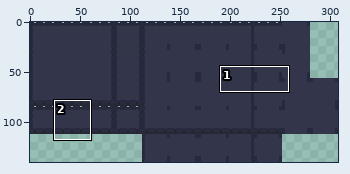
A sprite sheet gets an edit: Tiles/tiles_full.png. The first picture is a wide view before the edit; the outline marks the close-up.
Close-up. The starting point:
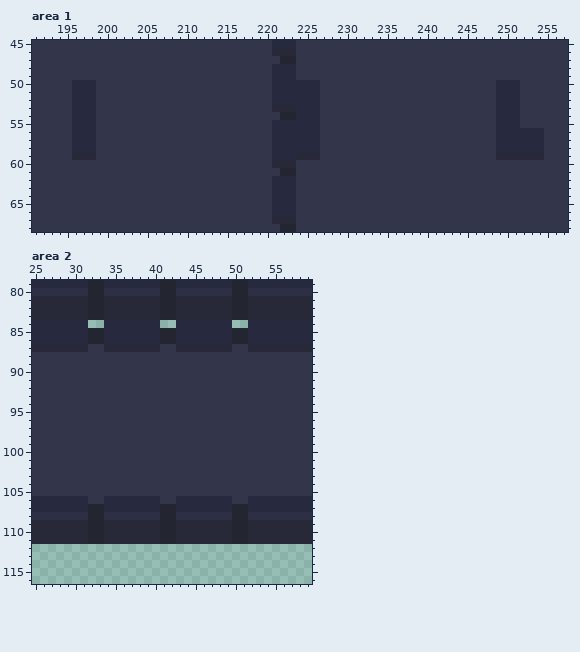
The file is 308x140 pixels. Colours within 5 levels of each other are drawn and written as one. Shown: area 1: x 191..257, y 45..68; area 2: x 25..59, y 79..116. The commit also changed other parts of the picture, which this record leaves out.
Now the later version:
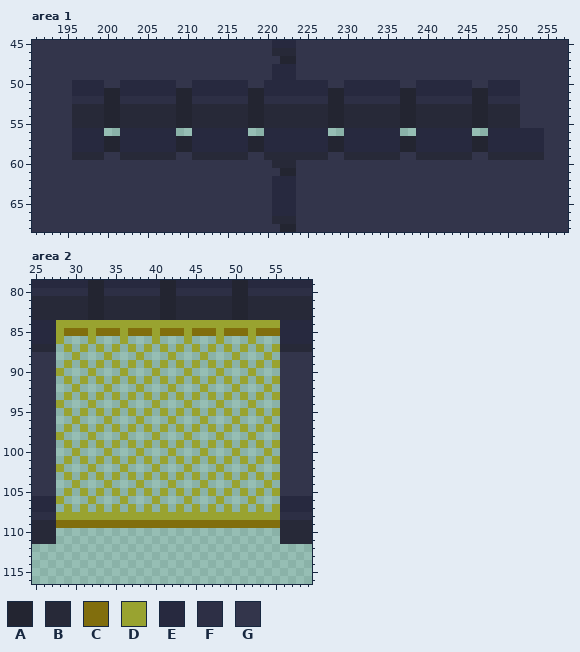
Palette (. is transparent): A #232531  B #272938  C #816e0d  D #99a330  E #27293f  F #2d2f45  G #33354b
Diff:
Area 1:
y 50: x 199 G -> E; x 202..208 GGGGGGG -> EEEEEEE; x 211..217 GGGGGGG -> EEEEEEE; x 220 G -> E; x 227 G -> E; x 230..236 GGGGGGG -> EEEEEEE; x 239..245 GGGGGGG -> EEEEEEE; x 248 G -> E
y 51: x 199..220 GGGGGGGGGGGGGGGGGGGGGG -> EAAEEEEEEEAAEEEEEEEAAE; x 227..248 GGGGGGGGGGGGGGGGGGGGGG -> EAAEEEEEEEAAEEEEEEEAAE
y 52: x 196..251 EEEGGGGGGGGGGGGGGGGGGGGGGEEEEEEGGGGGGGGGGGGGGGGGGGGGGEEE -> FFFFAAFFFFFFFAAFFFFFFFAAFFFFFFFFAAFFFFFFFAAFFFFFFFAAFFFF
y 53: x 196..220 EEEGGGGGGGGGGGGGGGGGGGGGG -> BBBBAABBBBBBBAABBBBBBBAAB; x 224..251 EEEGGGGGGGGGGGGGGGGGGGGGGEEE -> BBBBAABBBBBBBAABBBBBBBAABBBB
y 54: x 196..251 EEEGGGGGGGGGGGGGGGGGGGGGGGAAEEEGGGGGGGGGGGGGGGGGGGGGGEEE -> BBBBAABBBBBBBAABBBBBBBAABBBBBBBBAABBBBBBBAABBBBBBBAABBBB
y 55: x 196..251 EEEGGGGGGGGGGGGGGGGGGGGGGEEEEEEGGGGGGGGGGGGGGGGGGGGGGEEE -> BBBBAABBBBBBBAABBBBBBBAABBBBBBBBAABBBBBBBAABBBBBBBAABBBB
y 56: x 199..220 GGGGGGGGGGGGGGGGGGGGGG -> E..EEEEEEE..EEEEEEE..E; x 227..248 GGGGGGGGGGGGGGGGGGGGGG -> E..EEEEEEE..EEEEEEE..E
y 57..58: x 199..220 GGGGGGGGGGGGGGGGGGGGGG -> EAAEEEEEEEAAEEEEEEEAAE; x 227..248 GGGGGGGGGGGGGGGGGGGGGG -> EAAEEEEEEEAAEEEEEEEAAE
y 59: x 199 G -> B; x 202..208 GGGGGGG -> BBBBBBB; x 211..217 GGGGGGG -> BBBBBBB; x 220..223 GEEE -> BBBB; x 227 G -> B; x 230..236 GGGGGGG -> BBBBBBB; x 239..245 GGGGGGG -> BBBBBBB; x 248 G -> B
Area 2:
y 84: x 28..55 EEEE..EEEEEEE..EEEEEEE..EEEE -> DDDDDDDDDDDDDDDDDDDDDDDDDDDD
y 85: x 28..55 EEEEAAEEEEEEEAAEEEEEEEAAEEEE -> DCCCDCCCDCCCDCCCDCCCDCCCDCCC
y 86: x 28..55 EEEEAAEEEEEEEAAEEEEEEEAAEEEE -> D...D...D...D...D...D...D...
y 87: x 28..55 BBBBGGBBBBBBBGGBBBBBBBGGBBBB -> .D.D.D.D.D.D.D.D.D.D.D.D.D.D
y 88: x 28..55 GGGGGGGGGGGGGGGGGGGGGGGGGGGG -> ..D...D...D...D...D...D...D.
y 89: x 28..55 GGGGGGGGGGGGGGGGGGGGGGGGGGGG -> .D.D.D.D.D.D.D.D.D.D.D.D.D.D
y 90: x 28..55 GGGGGGGGGGGGGGGGGGGGGGGGGGGG -> D...D...D...D...D...D...D...
y 91: x 28..55 GGGGGGGGGGGGGGGGGGGGGGGGGGGG -> .D.D.D.D.D.D.D.D.D.D.D.D.D.D
y 92: x 28..55 GGGGGGGGGGGGGGGGGGGGGGGGGGGG -> ..D...D...D...D...D...D...D.
y 93: x 28..55 GGGGGGGGGGGGGGGGGGGGGGGGGGGG -> .D.D.D.D.D.D.D.D.D.D.D.D.D.D
y 94: x 28..55 GGGGGGGGGGGGGGGGGGGGGGGGGGGG -> D...D...D...D...D...D...D...
y 95: x 28..55 GGGGGGGGGGGGGGGGGGGGGGGGGGGG -> .D.D.D.D.D.D.D.D.D.D.D.D.D.D
y 96: x 28..55 GGGGGGGGGGGGGGGGGGGGGGGGGGGG -> ..D...D...D...D...D...D...D.
y 97: x 28..55 GGGGGGGGGGGGGGGGGGGGGGGGGGGG -> .D.D.D.D.D.D.D.D.D.D.D.D.D.D
y 98: x 28..55 GGGGGGGGGGGGGGGGGGGGGGGGGGGG -> D...D...D...D...D...D...D...
y 99: x 28..55 GGGGGGGGGGGGGGGGGGGGGGGGGGGG -> .D.D.D.D.D.D.D.D.D.D.D.D.D.D
y 100: x 28..55 GGGGGGGGGGGGGGGGGGGGGGGGGGGG -> ..D...D...D...D...D...D...D.
y 101: x 28..55 GGGGGGGGGGGGGGGGGGGGGGGGGGGG -> .D.D.D.D.D.D.D.D.D.D.D.D.D.D
y 102: x 28..55 GGGGGGGGGGGGGGGGGGGGGGGGGGGG -> D...D...D...D...D...D...D...
y 103: x 28..55 GGGGGGGGGGGGGGGGGGGGGGGGGGGG -> .D.D.D.D.D.D.D.D.D.D.D.D.D.D
y 104: x 28..55 GGGGGGGGGGGGGGGGGGGGGGGGGGGG -> ..D...D...D...D...D...D...D.
y 105: x 28..55 GGGGGGGGGGGGGGGGGGGGGGGGGGGG -> .D.D.D.D.D.D.D.D.D.D.D.D.D.D
y 106: x 28..55 EEEEGGEEEEEEEGGEEEEEEEGGEEEE -> D...D...D...D...D...D...D...
y 107: x 28..55 EEEEAAEEEEEEEAAEEEEEEEAAEEEE -> .D.D.D.D.D.D.D.D.D.D.D.D.D.D
y 108: x 28..55 FFFFAAFFFFFFFAAFFFFFFFAAFFFF -> DDDDDDDDDDDDDDDDDDDDDDDDDDDD
y 109: x 28..55 BBBBAABBBBBBBAABBBBBBBAABBBB -> CCCCCCCCCCCCCCCCCCCCCCCCCCCC
y 110..111: x 28..55 BBBBAABBBBBBBAABBBBBBBAABBBB -> ............................
Pixel boxes of the changes (left, top, right, bottom) in both close-ups:
changed: (72, 80, 520, 160)
changed: (56, 320, 280, 544)
